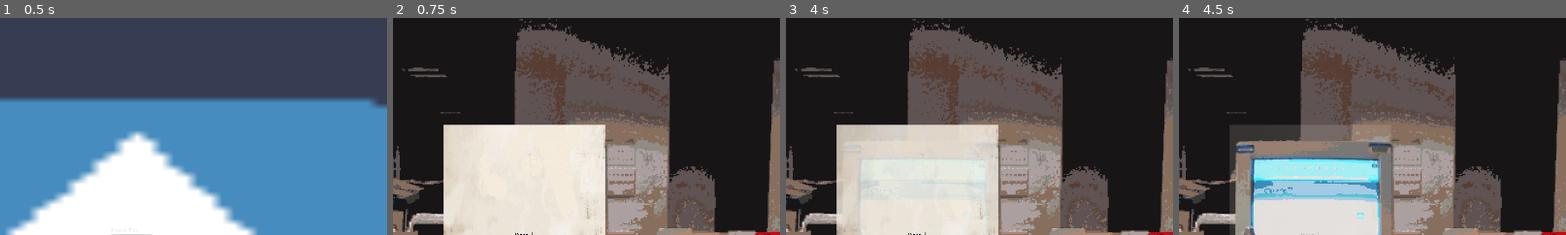
Above: before the commit, frames 1-4 (left to right).
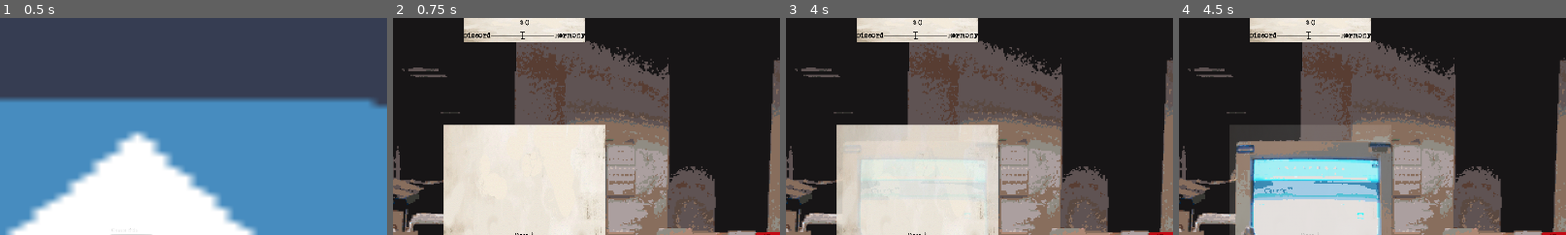
Above: after the commit, the same moments.

Repository: RisingThumb/GMTKJoinedTogether
Game: Godot game, scene res://Scenes/Title.tscn
Same seed, same stepped clock (60 frames per second), same inputs: the game is played once before the commit and once after it. The engine's default icon, where the game draws it, is replaced by a stand-in: a white triangle on a blue panel in a dark square.
Inputs:
- Up to frame 1 (0.5 s): no input
- Up to frame 2 (0.75 s): click "Play the game" at 0.5 s
- Up to frame 3 (4 s): tap Enter at 1.25, 2.75 s; tap Space at 2, 3.5 s
- Up to frame 4 (4.5 s): no input
The pictures show only the part of the screen within x 33-83%, y 0-50%; the shares and areas given below are measured in that part.

Frame 1 is identical in both runs. In frame 2, 3.4% of the frame differs, in the area x 18-50%, y 0-12%; in frame 3, 3.4%; in frame 4, 3.4%.

Commit message:
File that doesn't matter deleted

Diff:
--- a/Scenes/Game.tscn
+++ b/Scenes/Game.tscn
@@ -541,7 +541,6 @@
 margin_top = 224.0
 margin_right = 219.0
 margin_bottom = 248.0
-selected = 0
 
 [node name="HSeparator" type="HSeparator" parent="NewspaperCreationPanel/CenterContainer/ScrollContainer/Paper"]
 margin_top = 252.0
@@ -697,7 +696,6 @@
 text = "MoneySorted"
 
 [node name="BillPanel2" type="Panel" parent="."]
-visible = false
 anchor_left = 0.5
 anchor_right = 0.5
 margin_left = -150.0
--- a/Scripts/Billing.gd
+++ /dev/null
@@ -1,5 +0,0 @@
-extends Panel
-
-
-func _ready():
-	pass # Replace with function body.
--- a/Scripts/Game.gd
+++ b/Scripts/Game.gd
@@ -7,6 +7,7 @@
 var connections = 1
 var moneyCost = 0
 var interviews = true
+var state = null
 export(int) var billsCost = 100
 export(int) var connectionCost = 20
 export(int) var interviewCost = 30
@@ -30,8 +31,11 @@
 
 	$Fader.play("DayPanelFadeOut")
 
+	state = PathTree.get_next_state(state, discord)
+
 func dayForward() -> void:
 	day += 1
+	state = PathTree.get_next_state(state, discord)
 	$DayPanel/CenterContainer/DayLabel.updateDayText(day)
 
 func setupAgenciesAvailable() -> void:
@@ -48,13 +52,15 @@
 		a.clear()
 	$NewspaperCreationPanel/CenterContainer/ScrollContainer/Paper/Topic.text = ArticleContent.get_event(day - 1)
 
-	var titles = ArticleContent.get_title_strings(day - 1, selectedAgency)
-	var texts = ArticleContent.get_content_strings(day - 1, selectedAgency)
-	var images = ArticleContent.get_image_strings(day - 1, selectedAgency)
-	var captions = ArticleContent.get_caption_strings(day - 1, selectedAgency)
-	var studies = ArticleContent.get_study_strings(day - 1, selectedAgency)
+	var temp = state.get_event_index()
 
-	calc = ArticleContent.Calculator.new(day-1, selectedAgency, discord, money)
+	var titles = ArticleContent.get_title_strings(temp, selectedAgency)
+	var texts = ArticleContent.get_content_strings(temp, selectedAgency)
+	var images = ArticleContent.get_image_strings(temp, selectedAgency)
+	var captions = ArticleContent.get_caption_strings(temp, selectedAgency)
+	var studies = ArticleContent.get_study_strings(temp, selectedAgency)
+
+	calc = ArticleContent.Calculator.new(temp, selectedAgency, discord, money)
 
 	for title in titles:
 		titleChoice.add_item(title)
@@ -69,7 +75,7 @@
 	interviewChoice.visible = interviews
 	if interviews:
 		var interviewIcon = load("res://icon.png")
-		var interviewItems = ArticleContent.get_interview_strings(day - 1, selectedAgency)
+		var interviewItems = ArticleContent.get_interview_strings(temp, selectedAgency)
 		for interview in interviewItems:
 			interviewChoice.add_icon_item(interviewIcon, interview)
 
@@ -99,6 +105,7 @@
 		calc.add_interview(interviewChoice.selected)
 	money = calc.get_money()
 	discord = calc.get_discord()
+	discord = clamp(discord,-500, 500)
 	$BillPanel2/Stats.set_discord(discord)
 	$BillPanel2/Stats.set_money(money)
 
--- a/Scripts/PathTree.gd
+++ b/Scripts/PathTree.gd
@@ -16,6 +16,9 @@
 
 	func get_description():
 		return description
+
+	func get_event_index():
+		return event_index
 
 	func get_children():
 		return children
